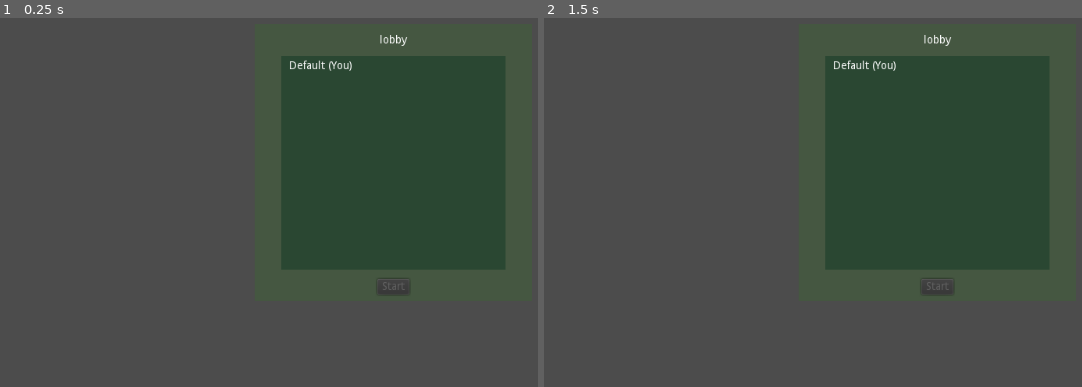
Above: before the commit, frames 1-2 (left to right).
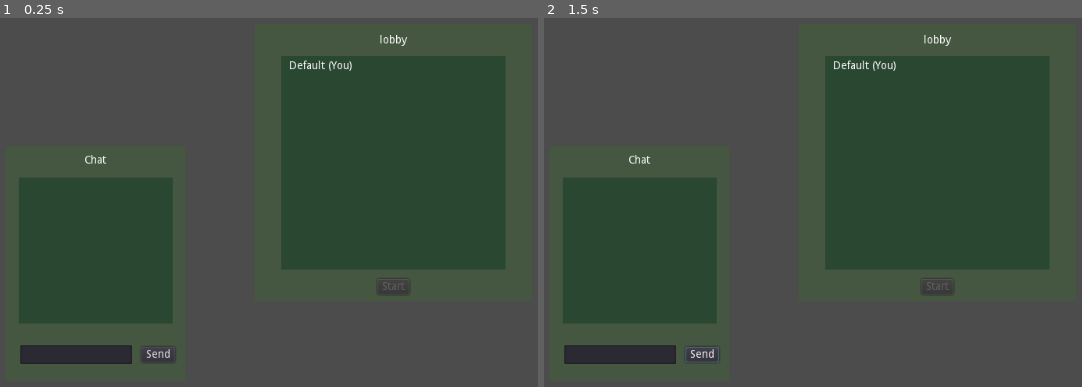
Above: after the commit, the same moments.

Repository: AdithaD/grapple
Game: Godot game, scene res://Scenes/Lobby.tscn
Two runs of this game, one before a commit and one after it. Both use one fixed random seed, a clock stepped at 60 frames per second and the inputs below. This scene is started directly instead of the project's main scene.
Inputs (mouse positions are in pixels of both pictures, inside the frame that each line leads up to):
- Up to frame 1 (0.25 s): no input
- Up to frame 2 (1.5 s): click (700, 353) at 0.5 s, where only the run after the commit has a clickable "Send"; tap Enter at 1.25 s; move the mouse to (outside the picture) at 1.27 s; press the mouse at (outside the picture) at 1.28 s; hold D (move_right) from 1.28 s (still down)

The runs differ from the first frame. In frame 1, 12% of the frame differs, in the area x 3-33%, y 37-94%; in frame 2, 12%.

Commit message:
added lobbychat #5

Diff:
--- a/Scenes/Lobby.tscn
+++ b/Scenes/Lobby.tscn
@@ -1,6 +1,7 @@
-[gd_scene load_steps=2 format=2]
+[gd_scene load_steps=3 format=2]
 
 [ext_resource path="res://Scripts/Lobby.gd" type="Script" id=1]
+[ext_resource path="res://Scenes/LobbyChat.gd" type="Script" id=2]
 
 [node name="Lobby" type="Control"]
 anchor_right = 1.0
@@ -83,4 +84,92 @@
 margin_bottom = -8.0
 text = "Start"
 
+[node name="LobbyChat" type="Control" parent="."]
+anchor_top = 1.0
+anchor_bottom = 1.0
+margin_left = 16.0
+margin_top = -321.0
+margin_right = 246.0
+margin_bottom = -19.0
+script = ExtResource( 2 )
+__meta__ = {
+"_edit_use_anchors_": false
+}
+
+[node name="Backkground" type="ColorRect" parent="LobbyChat"]
+anchor_right = 1.0
+anchor_bottom = 1.0
+color = Color( 0.27451, 0.345098, 0.258824, 1 )
+__meta__ = {
+"_edit_use_anchors_": false
+}
+
+[node name="ChatLogArea" type="ColorRect" parent="LobbyChat"]
+anchor_left = 0.5
+anchor_right = 0.5
+margin_left = -98.0
+margin_top = 41.0
+margin_right = 99.0
+margin_bottom = 228.0
+color = Color( 0.168627, 0.282353, 0.2, 1 )
+
+[node name="ChatLog" type="RichTextLabel" parent="LobbyChat/ChatLogArea"]
+anchor_left = 0.5
+anchor_top = 0.5
+anchor_right = 0.5
+anchor_bottom = 0.5
+margin_left = -93.0
+margin_top = -88.5
+margin_right = 93.0
+margin_bottom = 88.5
+bbcode_enabled = true
+scroll_following = true
+__meta__ = {
+"_edit_use_anchors_": false
+}
+
+[node name="SendMessage" type="Control" parent="LobbyChat"]
+anchor_top = 1.0
+anchor_right = 1.0
+anchor_bottom = 1.0
+margin_left = 19.0
+margin_top = -56.0
+margin_right = -13.0
+margin_bottom = -13.0
+
+[node name="MessageEdit" type="LineEdit" parent="LobbyChat/SendMessage"]
+anchor_top = 0.5
+anchor_bottom = 0.5
+margin_top = -11.5
+margin_right = 143.0
+margin_bottom = 12.5
+__meta__ = {
+"_edit_use_anchors_": false
+}
+
+[node name="SendButton" type="Button" parent="LobbyChat/SendMessage"]
+anchor_left = 1.0
+anchor_top = 0.5
+anchor_right = 1.0
+anchor_bottom = 0.5
+margin_left = -43.0
+margin_top = -10.0
+margin_bottom = 10.0
+text = "Send"
+__meta__ = {
+"_edit_use_anchors_": false
+}
+
+[node name="ChatTitle" type="Label" parent="LobbyChat"]
+anchor_left = 0.5
+anchor_right = 0.5
+margin_left = -96.0
+margin_top = 8.0
+margin_right = 97.0
+margin_bottom = 30.0
+text = "Chat"
+align = 1
+valign = 1
+
 [connection signal="button_down" from="LobbyDialog/StartButton" to="." method="_on_StartButton_button_down"]
+[connection signal="button_down" from="LobbyChat/SendMessage/SendButton" to="LobbyChat" method="_on_SendButton_button_down"]
--- /dev/null
+++ b/Scenes/LobbyChat.gd
@@ -0,0 +1,32 @@
+extends Control
+
+var messages = []
+
+remote func distribute_message(id, message):
+	if id != 1:
+		append_peer_message(GameState.players[id], message)
+
+	for player_id in GameState.players:
+		if player_id != id:
+			rpc_id(player_id, "append_peer_message", GameState.players[player_id], message)
+	pass
+
+func _on_SendButton_button_down():
+	var message_text = $SendMessage/MessageEdit.text
+	if message_text != "":
+		var uid = get_tree().get_network_unique_id()
+		if uid != 1:
+			rpc_id(1, "distribute_message", get_tree().get_network_unique_id(), message_text)
+		else:
+			distribute_message(1, message_text)
+
+		append_own_message(message_text)
+		$SendMessage/MessageEdit.text = ""
+
+func append_own_message(message_text):
+	var format = "[color=#0e87eb]\n [b][You][/b]: %s[/color]"
+	$ChatLogArea/ChatLog.append_bbcode(format % message_text)
+
+remote func append_peer_message(name, message_text):
+	var format = "[color=#e8992a]\n [b][%s][/b]: %s[/color]"
+	$ChatLogArea/ChatLog.append_bbcode(format % [name, message_text])
--- a/Scripts/game_state.gd
+++ b/Scripts/game_state.gd
@@ -72,6 +72,7 @@
 	lobby_name =  new_lobby_name
 
 	emit_signal("player_list_changed")
+	print(players)
 
 
 func unregister_player(id):
Not shown, changed: Export/Grapple.pck
